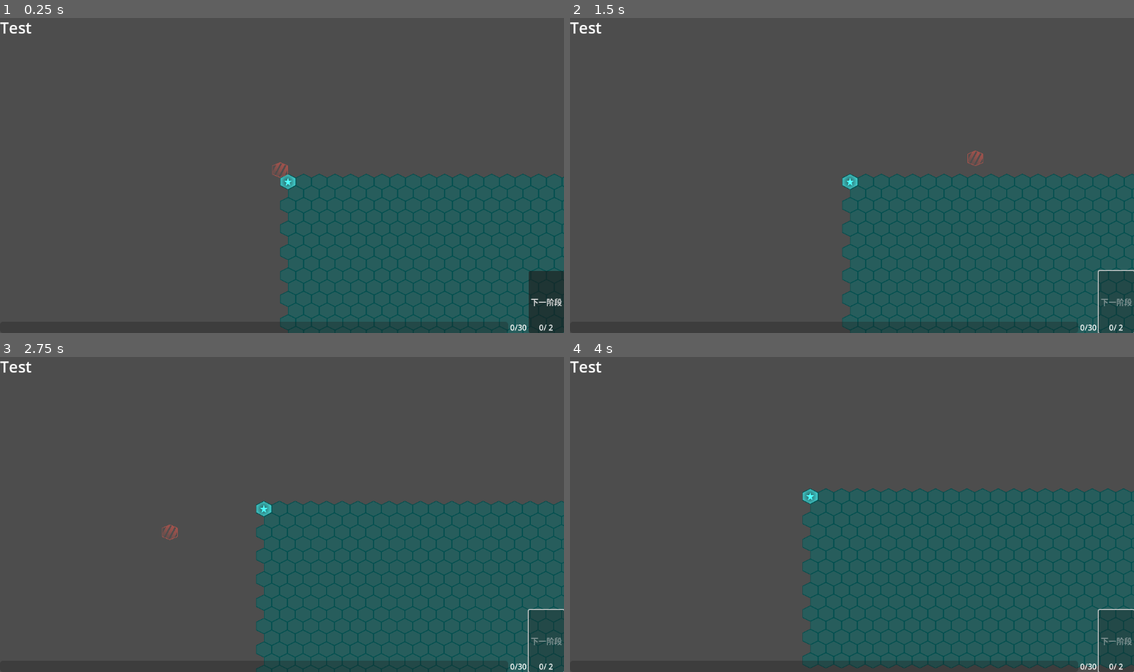
Above: before the commit, frames 1-4 (two rows, left to right).
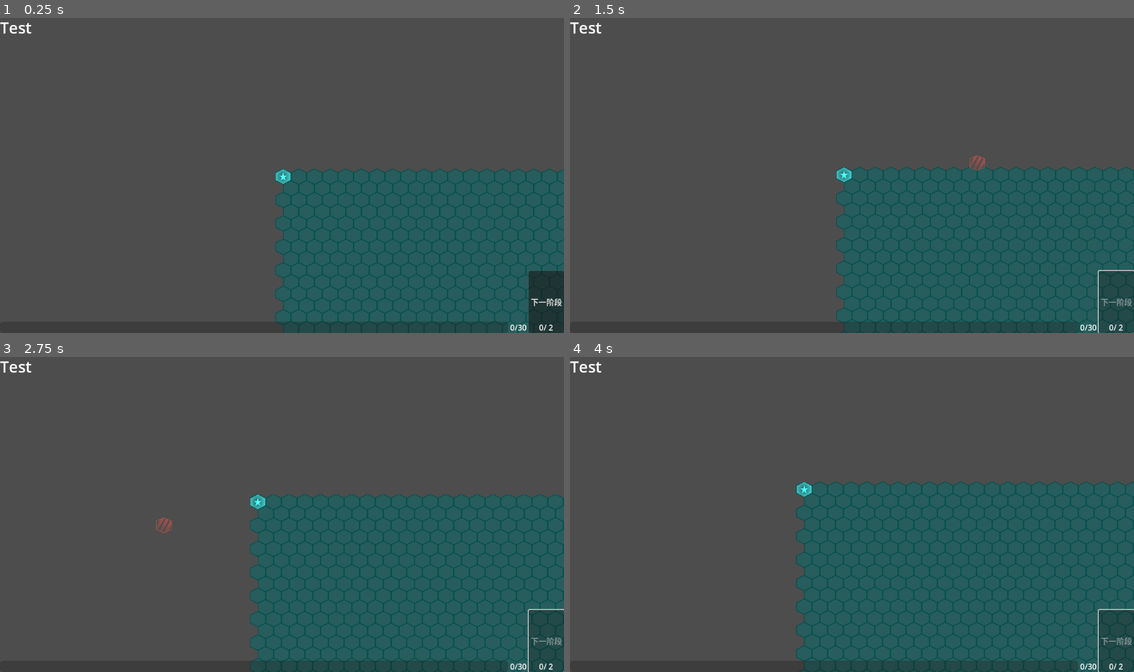
Above: after the commit, the same moments.

Repository: Silver1078682/BattleShipPlus
Game: Godot game, scene res://src/game/game.tscn
The game is run twice, just before and just after one commit, with the same random seed, the same clock (stepped at 60 frames per second) and the same inputs. This scene is started directly instead of the project's main scene.
Inputs (mouse positions are in pixels of both pictures, inside the frame that each line leads up to):
- Up to frame 1 (0.25 s): no input
- Up to frame 2 (1.5 s): click "下一阶段" at 0.5 s; tap Enter (confirm) at 1.25 s; move the mouse to (976, 159) at 1.27 s; hold D (right) from 1.28 s (still down); hold Enter (confirm) from 1.28 s (still down); click (976, 159) at 1.42 s
- Up to frame 3 (2.75 s): move the mouse to (169, 530) at 2.02 s; release D (right) at 2.03 s; release Enter (confirm) at 2.03 s; hold S (down) from 2.03 s (still down); tap 0 (next_phase) at 2.1 s
- Up to frame 4 (4 s): move the mouse to (908, 445) at 2.77 s; release S (down) at 2.78 s; hold D (right) 2.78-3.53 s; hold Mouse wheel up (zoom_in) 2.78-3.53 s; move the mouse to (823, 577) at 3.52 s; hold V (rotate_forward) from 3.53 s (still down); tap Mouse wheel down (zoom_out) at 3.6 s; click (823, 577) at 3.67 s

The runs differ from the first frame. In frame 1, 5.6% of the frame differs, in the area x 48-100%, y 45-100%; in frame 2, 6.2%; in frame 3, 7.1%; in frame 4, 8.8%, in the area x 40-100%, y 39-100%.
Error in both runs: Cannot call method 'add_child' on a null value. (res://src/services/vote.gd:56)

Commit message:
Fix: random fixes

Diff:
--- a/asset/resources/maps/map.tscn
+++ b/asset/resources/maps/map.tscn
@@ -13,7 +13,7 @@
 
 [sub_resource type="Resource" id="Resource_rvj0u"]
 script = ExtResource("2_5qyn7")
-size = Vector2i(30, 15)
+size = Vector2i(60, 20)
 shrink_edge = true
 metadata/_custom_type_script = "uid://dwkkb2i15jtpf"
 
@@ -64,7 +64,7 @@
 z_index = -2
 script = ExtResource("1_jdj64")
 map_area = SubResource("Resource_rvj0u")
-_map_center = Vector2i(15, 7)
+_map_center = Vector2i(30, 10)
 
 [node name="Sea" type="TileMapLayer" parent="."]
 self_modulate = Color(0.4974739, 0.49747366, 0.49747354, 1)
@@ -127,7 +127,7 @@
 modulate = Color(0.9163771, 0.96828943, 0.52281433, 1)
 position = Vector2(-1.9073486e-06, -9.536743e-07)
 script = ExtResource("8_lq10h")
-coord = Vector2i(22, 14)
+coord = Vector2i(50, 19)
 area = SubResource("Resource_2rv34")
 metadata/_custom_type_script = "uid://w6k14ppdabns"
 
--- a/asset/translation/translation.csv
+++ b/asset/translation/translation.csv
@@ -1,4 +1,6 @@
 keys,en,zh_CN
+HOST,host,
+JOIN,join,
 HOST_CREATE_ROOM%s,Host has created a room %s,
 CONNECTING_TO_ROOM%s,Try connecting the room at %s,
 
--- a/src/game/game.gd
+++ b/src/game/game.gd
@@ -38,6 +38,7 @@
 	await NodeUtil.ensure_ready(player)
 	await NodeUtil.ensure_ready(opponent)
 
+	camera.setup()
 	ui.setup()
 	camera.move_to_position(map.get_map_center(), false)
 
@@ -61,7 +62,8 @@
 
 func _on_ready_voted(_id: int) -> void:
 	Log.info("Player is ready for the next phase")
-	_disable_action_entry()
+	if _id == Player.id:
+		_disable_action_entry()
 
 
 func _on_ready_vote_over():
--- a/src/objects/actions/action_arrange/action_arrange.gd
+++ b/src/objects/actions/action_arrange/action_arrange.gd
@@ -87,6 +87,7 @@
 	var action = _staging[coord]
 	_staging.erase(coord)
 	action.revert()
+	_check_arrange_limit()
 
 
 ## Cancel all arrangement in this phase.
--- a/src/objects/camera/camera.gd
+++ b/src/objects/camera/camera.gd
@@ -2,7 +2,9 @@
 extends Camera2D
 ## TODO optimize the camera movement
 
-func _ready() -> void:
+func setup() -> void:
+	var coord := Map.instance.get_base().coord
+	set_deferred(&"position", Map.coord_to_pos(coord))
 	Log.debug("Camera instance ready")
 
 
@@ -25,6 +27,8 @@
 
 
 const KEY_SPEED = 100
+const MIN_ZOOM = 0.2
+const MAX_ZOOM = 5.0
 
 
 func _unhandled_input(event) -> void:
@@ -32,6 +36,7 @@
 		zoom /= 1.1
 	if event.is_action_pressed("zoom_in"):
 		zoom *= 1.1
+	zoom = clamp(zoom, Vector2.ONE * MIN_ZOOM, Vector2.ONE * MAX_ZOOM)
 
 	if event.is_action("right", true):
 		position.x += KEY_SPEED
--- a/src/services/log.gd
+++ b/src/services/log.gd
@@ -10,7 +10,7 @@
 static var log_file: FileAccess
 
 #-----------------------------------------------------------------#
-static var log_level := Level.INFO
+static var log_level := Level.DEBUG if OS.is_debug_build() else Level.INFO
 static var stack_trace_level := Level.WARNING
 static var debug_pop_up := true
 
--- a/tools/debug/command_bar/command_bar.gd
+++ b/tools/debug/command_bar/command_bar.gd
@@ -20,6 +20,9 @@
 
 
 func run_command():
+	if not OS.is_debug_build():
+		return
+
 	if command_edit.text.begins_with("$"):
 		var text := command_edit.text.right(-1)
 		if text == ">":
Not shown, changed: export_presets.cfg
Not shown, changed: asset/rules/feature_tracker.md
